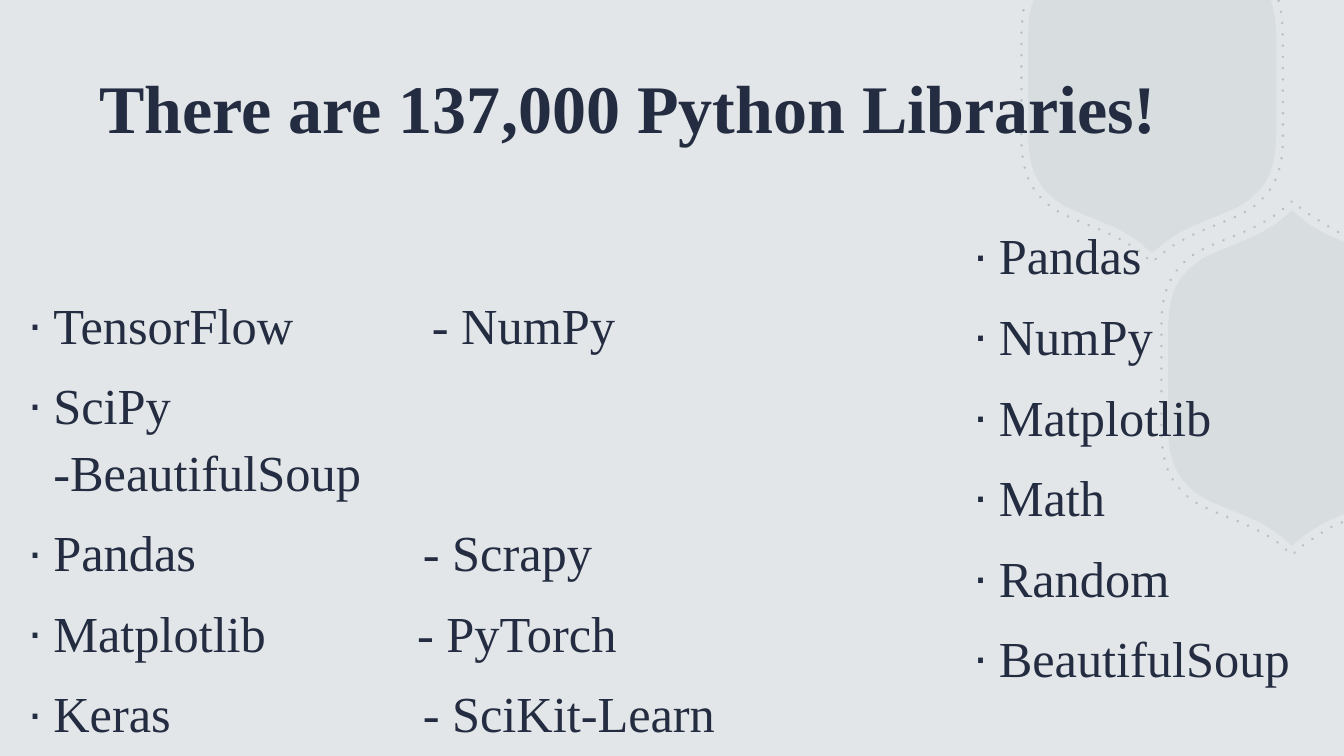
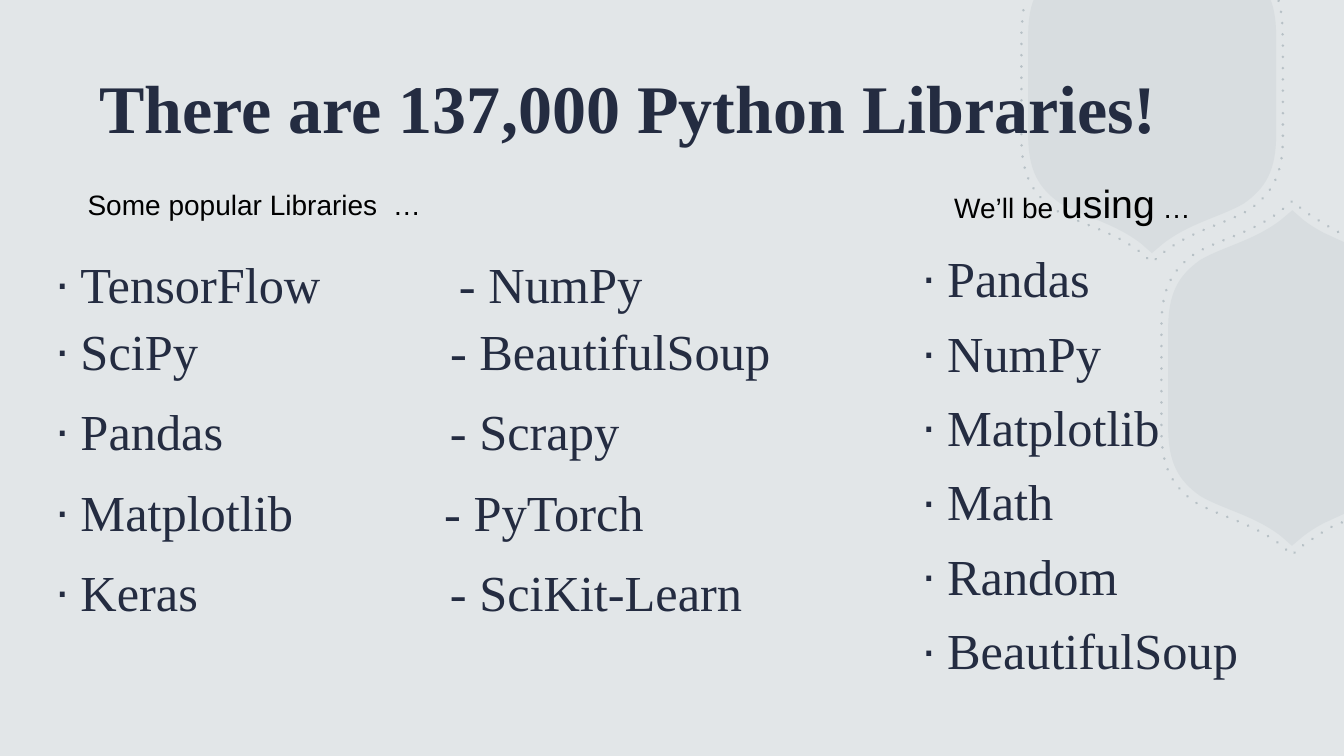
Before and after one commit to torres11991/dap-curriculum, a slide deck: slide 16 of Section02/week1day2.pptx. Drawn at 1344x756 pixels with LibreOffice and Linux fonts; fonts in the diff are those of the drawing. Boxes give left, top, right and bottom in pixels: in the first picture for what was removed or moved away, otherwise in the second. Text is boxed around its words. In the diff, an @@ line names an element or a change of style, - is before the commit and + after.

```diff
--- a/Section02/week1day2.pptx
+++ b/Section02/week1day2.pptx
@@ text added at bbox=[88, 194, 377, 220], 20 pt, text #000000 @@
+Some popular Libraries …
@@ text added at bbox=[954, 189, 1155, 226], 20 pt, text #000000 @@
+We’ll be using …
@@ text "TensorFlow - NumPy": place and size @@
-text "TensorFlow - NumPy" at bbox=[53, 309, 715, 733]
+text "TensorFlow - NumPy" at bbox=[80, 268, 770, 612]
@@ text "Pandas": place and size @@
-text "Pandas" at bbox=[999, 238, 1290, 688]
+text "Pandas" at bbox=[947, 262, 1238, 680]
@@ text "Pandas" at bbox=[947, 262, 1238, 680]: line spacing 1.1 to 1 @@
@@ text at bbox=[479, 334, 770, 380]: text changed @@
-∙ SciPy -BeautifulSoup
+∙ SciPy - BeautifulSoup
```
Also in this commit, not shown: 9 other slides changed, 2 other files.
